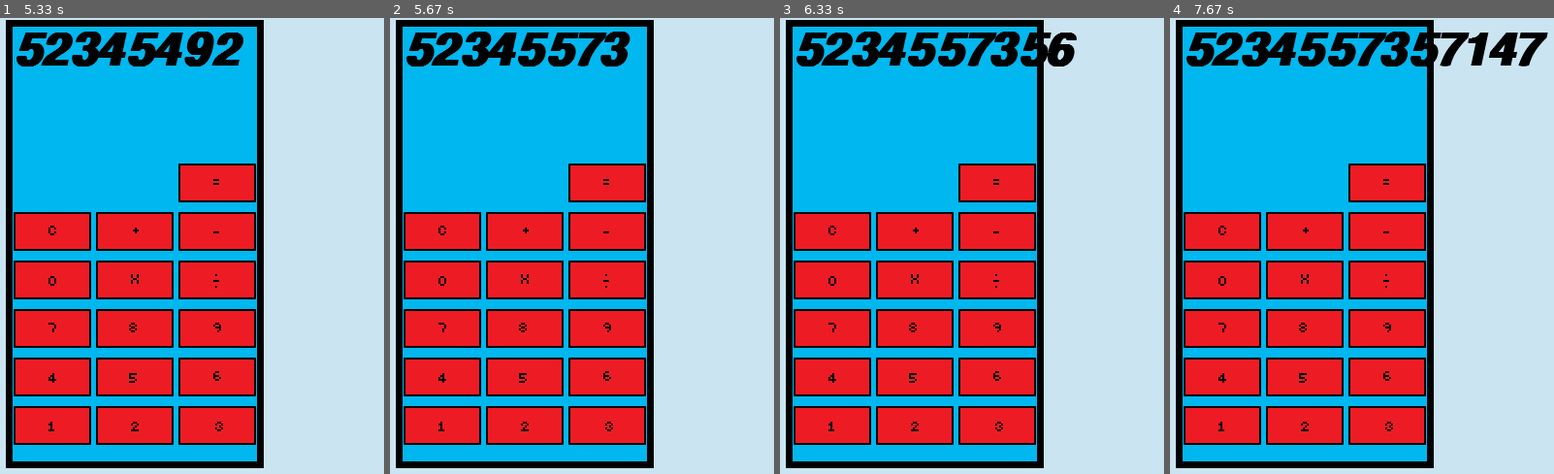
Above: before the commit, frames 1-4 (left to right).
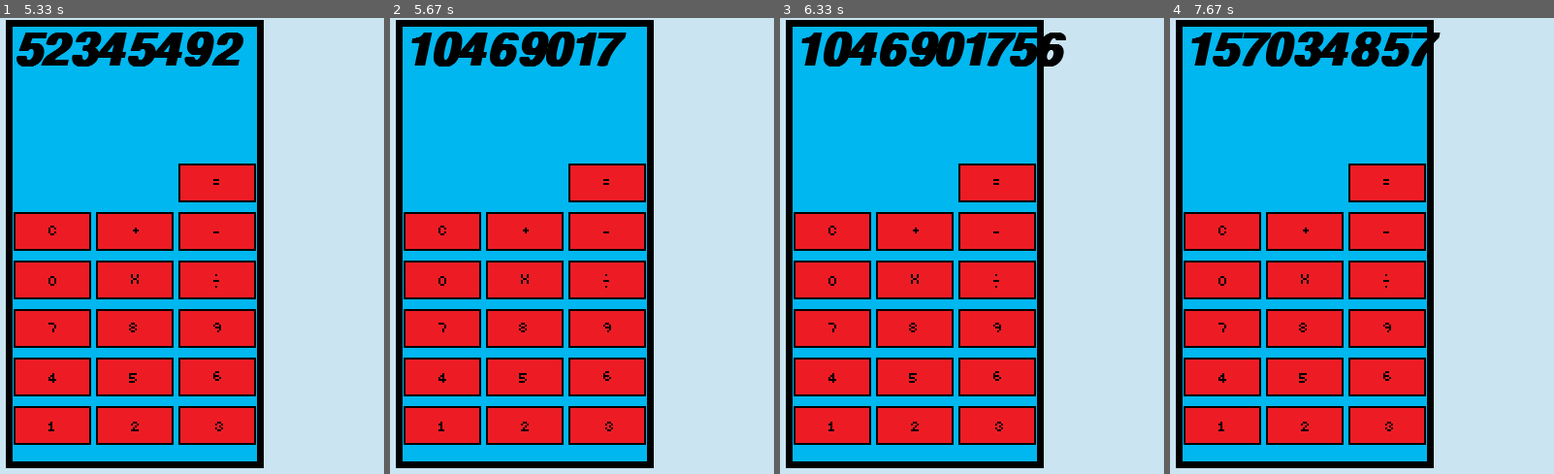
Above: after the commit, the same moments.

Repository: JustSch/calculator_pygame
Game: pygame game, started from calculator.py
The game is run twice, just before and just after one commit, with the same random seed, the same clock (stepped at 60 frames per second) and the same inputs.
Inputs (mouse positions are in pixels of both pictures, inside the frame that each line leads up to):
- Up to frame 1 (5.33 s): click "0" at 0.38 s; click (65, 214) at 0.72 s; click (218, 182) at 1.05 s; click (103, 328) at 1.38 s; click (53, 423) at 1.72 s; click (122, 232) at 2.05 s; click (157, 378) at 2.38 s; click (134, 423) at 2.72 s; click (218, 423) at 3.05 s; click (53, 378) at 3.38 s; click (72, 378) at 3.72 s; click (218, 378) at 4.05 s; click (161, 332) at 4.38 s; click (180, 182) at 4.72 s; click (157, 414) at 5.05 s
- Up to frame 2 (5.67 s): click (608, 182) at 5.38 s
- Up to frame 3 (6.33 s): click (914, 378) at 5.72 s; click (1029, 364) at 6.05 s
- Up to frame 4 (7.67 s): click (1381, 423) at 6.38 s; click (1392, 423) at 6.72 s; click (1396, 168) at 7.05 s; click (1223, 328) at 7.38 s

Frame 1 is identical in both runs. In frame 2, 1.9% of the frame differs, in the area x 4-63%, y 2-11%; in frame 3, 2.5%; in frame 4, 3.4%, in the area x 4-99%, y 2-11%.

Commit message:
added functionality to equals button

Diff:
--- a/calculator.py
+++ b/calculator.py
@@ -14,22 +14,23 @@
 
 #pt 2 slides should be algorithm (continue button placement too)
 #check if no operations are true:
-# then allow input to answer and set display num to answer
+# then allow input to first_num and set display num to first_num
 
 #when operation is pressed:
-#check if another operation is true then operation between answer and secondnum will occur
+#check if another operation is true then operation between first_num and secondnum will occur
 #(flags still active since no clear)
 # -then clear previous flag and set new flag
 
 # then
-# -set answer to display num
+# -set first_num to display num
 # -clear displaynum
-# -displaynum will allow for second operand
-# -operation later will be done on answer and displaynum
-
-#when = button is pressed have operation done with answer and displaynum (no flags cleared)
-# -displaynum will be changed to answer
-#c button will clear all flags as well as answer, secondnum and displaynum
+# -have displaynum = secondnum
+# -allow for input of second num
+# -operation later will be done on first_num and second_num
+
+#when = button is pressed have operation done with first_num and displaynum (no flags cleared)
+# -displaynum will be changed to first_num
+#c button will clear all flags as well as first_num, secondnum and displaynum
 #have operations in seperate functions that are called when buttons are pressed
 #clear and = are operations too but function differently from the others
 
@@ -37,11 +38,11 @@
 #Limit number of numbers on the screen?
 
 #decimals? use flag to set decimal mode
-# convert answer to float and add (input_num * (1/x)) tenth needs to change to hundredth/ thousandth?
+# convert first_num to float and add (input_num * (1/x)) tenth needs to change to hundredth/ thousandth?
 # where x begins as 10 then is multiplied by ten as more parts of the decimal number are given
 
-display_num = 0 #will not == answer when addition/subtraction/etc(operation) is triggered
-answer = 0
+display_num = 0 #will not == first_num when addition/subtraction/etc(operation) is triggered
+first_num = 0
 
 screen = pygame.display.set_mode((SCREEN_WIDTH,SCREEN_HEIGHT))
 pygame.display.set_caption('Pygame Calculator')
@@ -196,7 +197,7 @@
         subtraction = False
         multiplication = False
         division = False
-        answer = 0
+        first_num = 0
 
 
     if calculator_button_10.draw(screen):
@@ -207,7 +208,8 @@
         subtraction = False
         multiplication = False
         division = False
-        answer = display_num
+        first_num = display_num
+        second_num = 0
         display_num = 0
 
     calculator_button_11.draw(screen)
@@ -217,8 +219,22 @@
         # if op_pressed:
         #  do_op # for each operation
         print('Equals pressed')
+
+        if second_num == 0:
+            second_num = display_num
+
         if addition:
-            display_num = answer + display_num
+            first_num = first_num + second_num
+            display_num = first_num
+        if subtraction:
+            first_num = first_num - second_num
+            display_num = first_num
+        if multiplication:
+            first_num = first_num * second_num
+            display_num = first_num
+        if division:
+            first_num = first_num / second_num
+            display_num = first_num
 
     # calculator_button_16.draw(screen)
     # calculator_button_10.draw(screen)
